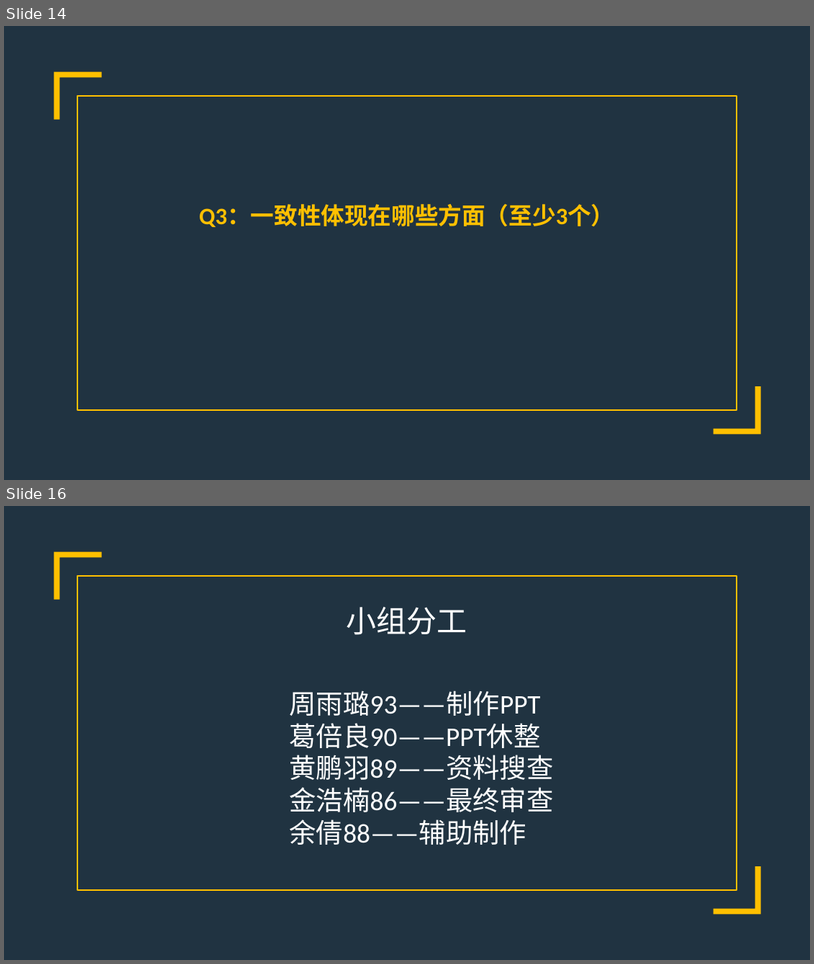
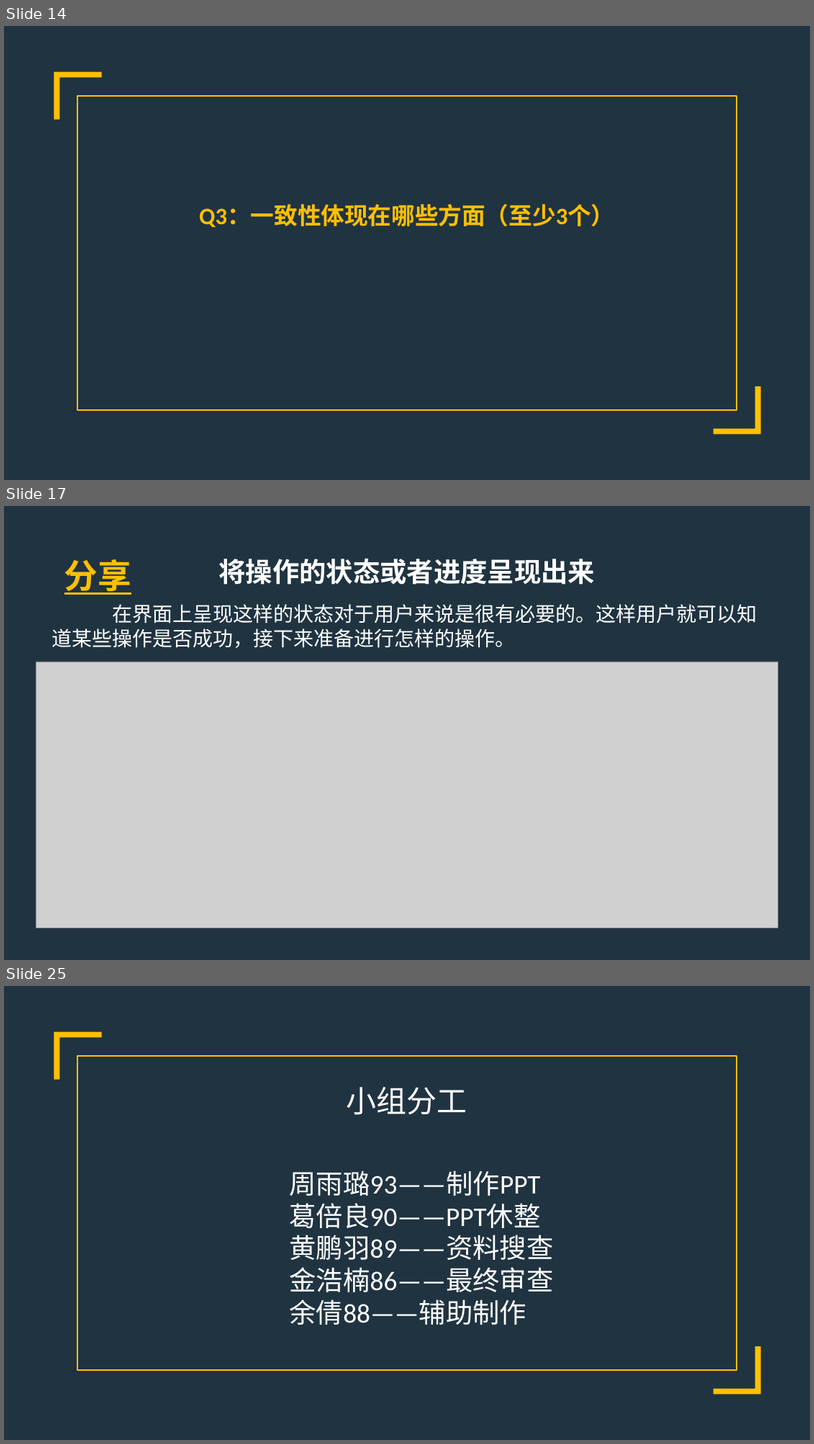
Before and after one commit to PRD2017-G07/G07-teamwork, a slide deck: 0PPT/界面设计.pptx. Shown one above the other, each under a label of ours: slides 14 and 16 before the commit, slides 14, 17 and 25 after it; the slides between them are not shown. The pictures are 814x964 and 814x1444 pixels, drawn with LibreOffice and Linux fonts; fonts in the diff are those of the drawing; grey boxes stand for pictures. Boxes give left, top, right and bottom in pixels: in the first picture for what was removed or moved away, otherwise in the second. Text is boxed around its words. In the diff, an @@ line names an element or a change of style, - is before the commit and + after.

```diff
--- a/0PPT/界面设计.pptx
+++ b/0PPT/界面设计.pptx
@@ slide 17 added at box(4, 506, 810, 960), background #203341 @@
@@ text added at box(64, 559, 131, 595), 40 pt, text #FFC000, bold, underline @@
+分享
@@ text added at box(219, 559, 595, 584), 32 pt, text #FFFFFF, bold @@
+将操作的状态或者进度呈现出来
@@ text added at box(52, 604, 758, 648), 24 pt, text #FFFFFF @@
+在界面上呈现这样的状态对于用户来说是很有必要的。这样用户就可以知道某些操作是否成功，接下来准备进行怎样的操作。
@@ picture added at box(36, 662, 778, 928) @@
@@ what was slide 16 is now slide 25 @@
```
Also in this commit, not shown: 1 slide changed, 8 other slides added.
